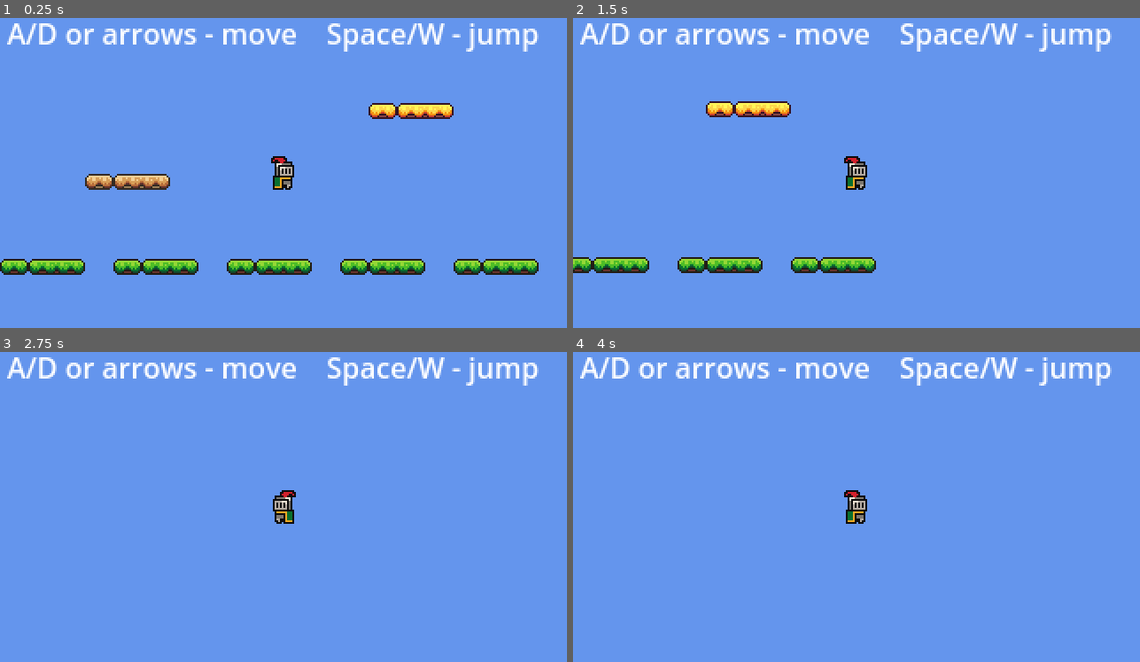
Above: before the commit, frames 1-4 (two rows, left to right).
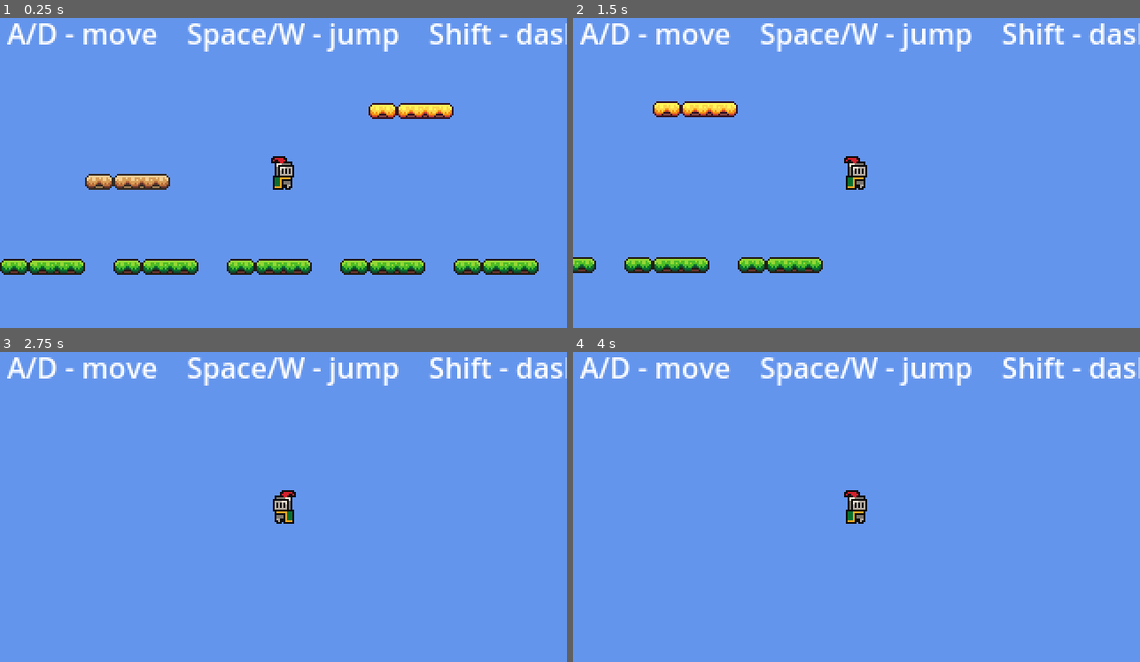
Above: after the commit, the same moments.

Repository: SolutionsByCarson/ScratchPad
Game: Godot game, scene res://scenes/main.tscn
Two runs of this game, one before a commit and one after it. Both use one fixed random seed, a clock stepped at 60 frames per second and the inputs below.
Inputs:
- Up to frame 1 (0.25 s): no input
- Up to frame 2 (1.5 s): hold D (move_right) from 0.53 s (still down); tap Shift (dash, bound only after the commit) at 0.6 s; tap Space (jump) at 0.77, 0.8, 1.07, 1.35 s
- Up to frame 3 (2.75 s): tap Space (jump) at 1.52, 1.82, 2.3 s; tap Shift (dash, bound only after the commit) at 1.55, 2.1 s; release D (move_right) at 2.03 s; hold A (move_left) from 2.03 s (still down)
- Up to frame 4 (4 s): release A (move_left) at 2.78 s; hold D (move_right) from 2.78 s (still down); tap Shift (dash, bound only after the commit) at 2.85 s; tap Space (jump) at 3.02, 3.32, 3.6, 3.77 s; tap Enter at 3.5 s

The runs differ from the first frame. In frame 1, 3.3% of the frame differs, in the area x 11-100%, y 1-11%; in frame 2, 6.5%, in the area x 0-100%, y 1-83%; in frame 3, 3.3%; in frame 4, 3.3%.

Commit message:
Add dash mechanic on Shift
Player can dash at 320 px/s for 0.15s with a 0.5s cooldown. Direction
follows last facing (tracked in _facing); velocity.y is zeroed during
dash so mid-air dashes are flat horizontal. Plays power_up SFX on
trigger. HUD label updated.

Co-Authored-By: Claude Opus 4.7 (1M context) <noreply@anthropic.com>

Diff:
--- a/project.godot
+++ b/project.godot
@@ -49,6 +49,11 @@
 , Object(InputEventKey,"resource_local_to_scene":false,"resource_name":"","device":-1,"window_id":0,"alt_pressed":false …(186 unchanged characters)…
 ]
 }
+dash={
+"deadzone": 0.5,
+"events": [Object(InputEventKey,"resource_local_to_scene":false,"resource_name":"","device":-1,"window_id":0,"alt_pressed":false,"shift_pressed":false,"ctrl_pressed":false,"meta_pressed":false,"pressed":false,"keycode":0,"physical_keycode":4194325,"key_label":0,"unicode":0,"location":0,"echo":false,"script":null)
+]
+}
 
 [rendering]
 
--- a/scenes/main.tscn
+++ b/scenes/main.tscn
@@ -80,4 +80,4 @@
 offset_top = 2.0
 offset_right = 320.0
 offset_bottom = 24.0
-text = "A/D or arrows - move    Space/W - jump"
+text = "A/D - move    Space/W - jump    Shift - dash"
--- a/scripts/player.gd
+++ b/scripts/player.gd
@@ -5,13 +5,34 @@
 const COYOTE_TIME := 0.10
 const JUMP_BUFFER := 0.10
 
+const DASH_SPEED := 320.0
+const DASH_DURATION := 0.15
+const DASH_COOLDOWN := 0.5
+
 @onready var sprite: Sprite2D = $Sprite2D
 
 var _coyote_timer := 0.0
 var _jump_buffer_timer := 0.0
+var _facing := 1.0
+var _dash_time_left := 0.0
+var _dash_cooldown_left := 0.0
 
 
 func _physics_process(delta: float) -> void:
+	_dash_cooldown_left = max(0.0, _dash_cooldown_left - delta)
+
+	if Input.is_action_just_pressed("dash") and _dash_cooldown_left <= 0.0 and _dash_time_left <= 0.0:
+		_dash_time_left = DASH_DURATION
+		_dash_cooldown_left = DASH_COOLDOWN
+		Audio.play_sfx("power_up")
+
+	if _dash_time_left > 0.0:
+		_dash_time_left -= delta
+		velocity.x = _facing * DASH_SPEED
+		velocity.y = 0.0
+		move_and_slide()
+		return
+
 	if not is_on_floor():
 		velocity += get_gravity() * delta
 		_coyote_timer -= delta
@@ -33,6 +54,7 @@
 	if direction != 0.0:
 		velocity.x = direction * SPEED
 		sprite.flip_h = direction < 0.0
+		_facing = direction
 	else:
 		velocity.x = move_toward(velocity.x, 0.0, SPEED)
 
